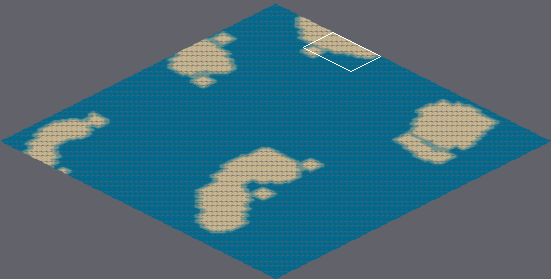
Tiled map: Project II Game/Game/maps/Mapa definitivo.tmx. The picture above shows the old version from afar; the outline marks the close-up.
Close-up. As it was:
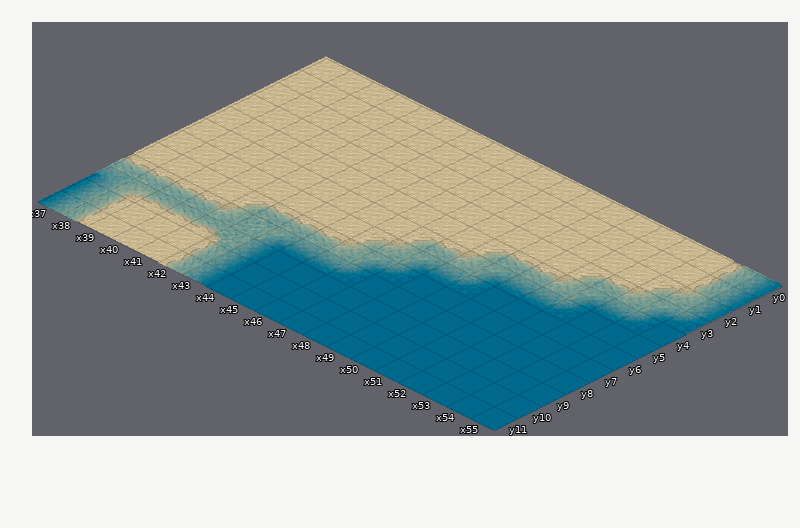
Cells are 64x32 px. Isometric: x runs down to the right, y down to the left. Shown: x 37..55, y 0..11. The commit also changed other parts of the map, which this record leaves out.
After:
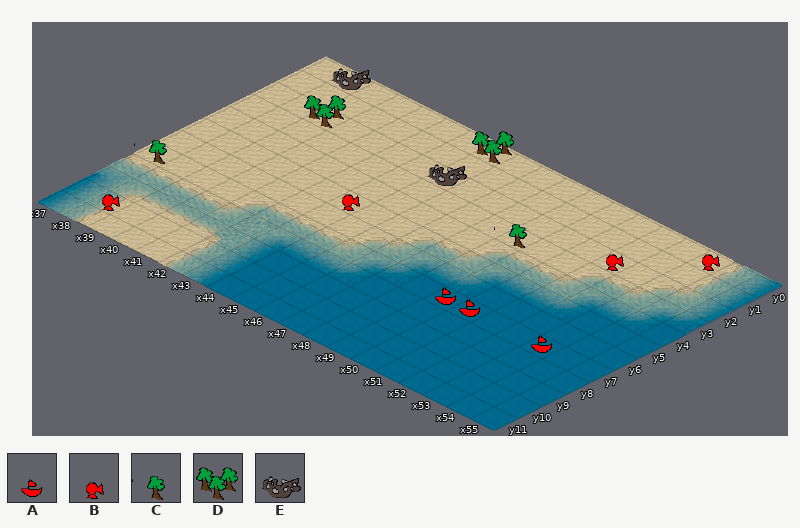
Key: from "Entities": A 3 "boat", B 13 "turret", C 19 "all wood", D 21 "all wood", E 25 "all metal".
_ is an empty cell.
Tiles of an added or newly shown layer are drawn over the layers below it.
Difference:
Layer "Entities" (added):
The author put tile A in row 7 at x 49 to 50 and 53.
The author put tile B in row 0 at x 53; in row 2 at x 51; in row 5 at x 43; in row 10 at x 38.
The author put tile C in row 3 at x 48; in row 7 at x 37.
The author put tile D in row 0 at x 44; in row 2 at x 39.
The author put tile E in row 0 at x 38; in row 2 at x 44.
